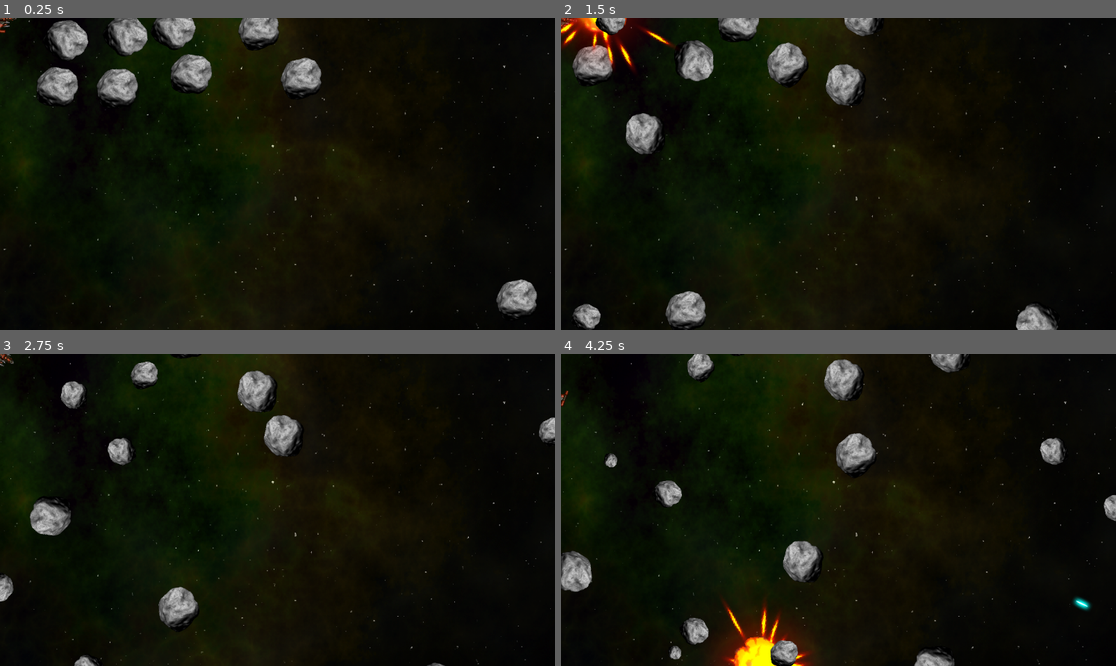
Above: before the commit, frames 1-4 (two rows, left to right).
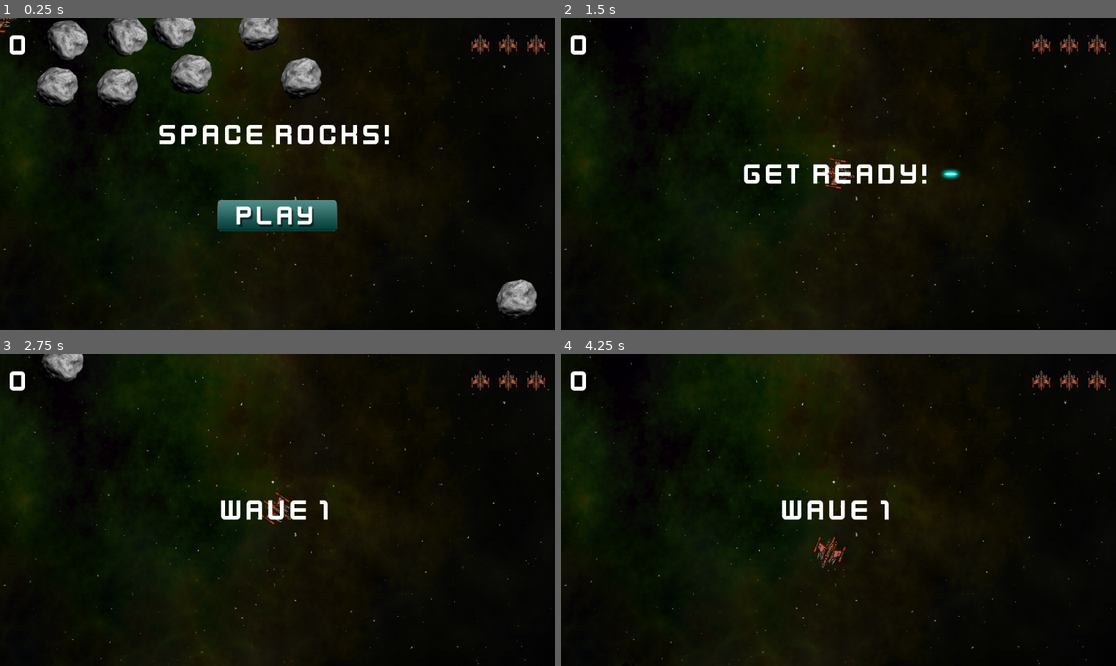
Above: after the commit, the same moments.

Repository: viiiincent/study-spacerocks
Game: Godot game, scene res://main.tscn
The game is run twice, just before and just after one commit, with the same random seed, the same clock (stepped at 60 frames per second) and the same inputs.
Inputs (mouse positions are in pixels of both pictures, inside the frame that each line leads up to):
- Up to frame 1 (0.25 s): no input
- Up to frame 2 (1.5 s): click (838, 214) at 0.52 s; hold D (rotate_right) from 1.28 s (still down); hold Space (shoot) from 1.28 s (still down)
- Up to frame 3 (2.75 s): release D (rotate_right) at 2.03 s; release Space (shoot) at 2.03 s; hold A (rotate_left) from 2.03 s (still down); tap Space (shoot) at 2.1 s
- Up to frame 4 (4.25 s): release A (rotate_left) at 2.78 s; hold D (rotate_right) 2.78-3.53 s; hold Space (shoot) 2.78-3.53 s; hold Up (thrust) from 3.53 s (still down); tap Space (shoot) at 3.6 s

The runs differ from the first frame. In frame 1, 3.9% of the frame differs, in the area x 1-99%, y 5-69%; in frame 2, 8.6%, in the area x 0-99%, y 0-100%; in frame 3, 5.8%; in frame 4, 8.3%.

Commit message:
Add HUD and start game

Diff:
--- a/main.gd
+++ b/main.gd
@@ -3,11 +3,44 @@
 @export var RockScene : PackedScene
 
 var screensize = Vector2.ZERO
+var level = 0
+var score = 0
+var playing = false
 
 func _ready():
 	screensize = get_viewport().get_visible_rect().size
 	for i in 10:
 		spawn_rock(3)
+
+
+func _process(delta):
+	if not playing:
+		return
+	if get_tree().get_nodes_in_group("rocks").size() == 0:
+		new_level()
+
+
+func new_game():
+	get_tree().call_group("rocks", "queue_free")
+	level = 0
+	score = 0
+	$HUD.update_score(score)
+	$HUD.show_message("Get Ready!")
+	$Player.reset()
+	await $HUD/Timer.timeout
+	playing = true
+
+
+func new_level():
+	level += 1
+	$HUD.show_message("Wave %s" % level)
+	for i in level:
+		spawn_rock(3)
+
+
+func game_over():
+	playing = false
+	$HUD.game_over()
 
 
 func spawn_rock(size, pos=null, vel=null):
@@ -23,6 +56,7 @@
 	call_deferred("add_child", r)
 	r.exploded.connect(self._on_rock_exploded)
 
+
 func _on_rock_exploded(size, radius, pos, vel):
 	if size <= 1:
 		return
--- a/main.tscn
+++ b/main.tscn
@@ -1,9 +1,10 @@
-[gd_scene load_steps=6 format=3 uid="uid://q67omryry4pk"]
+[gd_scene load_steps=7 format=3 uid="uid://q67omryry4pk"]
 
 [ext_resource type="Texture2D" uid="uid://468t24trx3y3" path="res://assets/space_background.png" id="1_1xsh0"]
 [ext_resource type="Script" path="res://main.gd" id="1_jpxn4"]
 [ext_resource type="PackedScene" uid="uid://bg4grvngmoldy" path="res://player/player.tscn" id="2_o3ic4"]
 [ext_resource type="PackedScene" uid="uid://dwspmijmtkgvs" path="res://rock/Rock.tscn" id="2_qayl1"]
+[ext_resource type="PackedScene" uid="uid://c02svs7ecajmm" path="res://ui/UI.tscn" id="5_5jmtp"]
 
 [sub_resource type="Curve2D" id="Curve2D_er85d"]
 _data = {
@@ -26,3 +27,8 @@
 
 [node name="RockSpawn" type="PathFollow2D" parent="RockPath"]
 position = Vector2(128, 128)
+
+[node name="HUD" parent="." instance=ExtResource("5_5jmtp")]
+
+[connection signal="lives_changed" from="Player" to="HUD" method="update_lives"]
+[connection signal="start_game" from="HUD" to="." method="new_game"]
--- a/player/player.gd
+++ b/player/player.gd
@@ -1,4 +1,7 @@
 extends RigidBody2D
+
+signal lives_changed
+signal dead
 
 @export var engine_power = 500
 @export var spin_power = 8000
@@ -9,8 +12,10 @@
 var thrust = Vector2.ZERO
 var rotation_dir = 0
 var screensize = Vector2.ZERO
+var radius
 
-var radius
+var reset_pos = false
+var lives = 0: set = set_lives
 
 enum {INIT, ALIVE, INVULNERABLE, DEAD}
 var state = INIT
@@ -62,11 +67,14 @@
 	xform.origin.x = wrapf(xform.origin.x, 0 - radius, screensize.x + radius)
 	xform.origin.y = wrapf(xform.origin.y, 0 - radius, screensize.y + radius)
 	physics_state.transform = xform
+	if reset_pos:
+		physics_state.transform.origin = screensize / 2
+		reset_pos = false
+
 
 func shoot():
 	if state == INVULNERABLE:
 		return
-
 	can_shoot = false
 	$GunCooldown.start()
 	var b = bullet_scene.instantiate()
@@ -75,3 +83,19 @@
 
 func _on_gun_cooldown_timeout():
 	can_shoot = true
+
+
+func set_lives(value):
+	lives = value
+	lives_changed.emit(lives)
+	if lives <= 0:
+		change_state(DEAD)
+	else:
+		change_state(INVULNERABLE)
+
+
+func reset():
+	reset_pos = true
+	$Sprite2D.show()
+	lives = 3
+	change_state(ALIVE)
--- /dev/null
+++ b/ui/HUD.gd
@@ -0,0 +1,34 @@
+extends CanvasLayer
+
+signal start_game
+
+@onready var lives_counter = $MarginContainer/HBoxContainer/LivesCounter.get_children()
+@onready var score_label = $MarginContainer/HBoxContainer/ScoreLabel
+@onready var message = $VBoxContainer/Message
+@onready var start_button = $VBoxContainer/StartButton
+
+func show_message(text):
+	message.text = text
+	message.show()
+	$Timer.start()
+
+func update_score(value):
+	score_label.text = str(value)
+
+func update_lives(value):
+	for item in 3:
+		lives_counter[item].visible = value > item
+
+func game_over():
+	show_message("Game Over")
+	await $Timer.timeout
+	start_button.show()
+
+
+func _on_start_button_pressed():
+	start_button.hide()
+	start_game.emit()
+
+func _on_timer_timout():
+	message.hide()
+	message.text = ""
--- /dev/null
+++ b/ui/UI.tscn
@@ -0,0 +1,78 @@
+[gd_scene load_steps=6 format=3 uid="uid://c02svs7ecajmm"]
+
+[ext_resource type="Script" path="res://ui/HUD.gd" id="1_vbe30"]
+[ext_resource type="FontFile" uid="uid://decawfat6ol7b" path="res://assets/kenvector_future_thin.ttf" id="2_tjsyk"]
+[ext_resource type="Texture2D" uid="uid://cg2cl2dtbveqf" path="res://assets/player_small.png" id="3_74dwv"]
+[ext_resource type="Texture2D" uid="uid://dn0vijpwqjra7" path="res://assets/play_button.png" id="4_313by"]
+[ext_resource type="Texture2D" uid="uid://f5qbssxr5m88" path="res://assets/play_button_h.png" id="5_qqp6p"]
+
+[node name="HUD" type="CanvasLayer"]
+script = ExtResource("1_vbe30")
+
+[node name="Timer" type="Timer" parent="."]
+wait_time = 2.0
+one_shot = true
+
+[node name="MarginContainer" type="MarginContainer" parent="."]
+anchors_preset = 10
+anchor_right = 1.0
+grow_horizontal = 2
+theme_override_constants/margin_left = 20
+theme_override_constants/margin_top = 20
+theme_override_constants/margin_right = 20
+theme_override_constants/margin_bottom = 20
+
+[node name="HBoxContainer" type="HBoxContainer" parent="MarginContainer"]
+layout_mode = 2
+
+[node name="ScoreLabel" type="Label" parent="MarginContainer/HBoxContainer"]
+layout_mode = 2
+size_flags_horizontal = 3
+theme_override_fonts/font = ExtResource("2_tjsyk")
+theme_override_font_sizes/font_size = 64
+text = "0"
+
+[node name="LivesCounter" type="HBoxContainer" parent="MarginContainer/HBoxContainer"]
+layout_mode = 2
+theme_override_constants/separation = 20
+
+[node name="L1" type="TextureRect" parent="MarginContainer/HBoxContainer/LivesCounter"]
+layout_mode = 2
+texture = ExtResource("3_74dwv")
+stretch_mode = 3
+
+[node name="L2" type="TextureRect" parent="MarginContainer/HBoxContainer/LivesCounter"]
+layout_mode = 2
+texture = ExtResource("3_74dwv")
+stretch_mode = 3
+
+[node name="L3" type="TextureRect" parent="MarginContainer/HBoxContainer/LivesCounter"]
+layout_mode = 2
+texture = ExtResource("3_74dwv")
+stretch_mode = 3
+
+[node name="VBoxContainer" type="VBoxContainer" parent="."]
+anchors_preset = 14
+anchor_top = 0.5
+anchor_right = 1.0
+anchor_bottom = 0.5
+offset_top = -13.5
+offset_bottom = 13.5
+grow_horizontal = 2
+grow_vertical = 2
+theme_override_constants/separation = 100
+
+[node name="Message" type="Label" parent="VBoxContainer"]
+layout_mode = 2
+size_flags_horizontal = 4
+theme_override_fonts/font = ExtResource("2_tjsyk")
+theme_override_font_sizes/font_size = 64
+text = "Space Rocks!"
+
+[node name="StartButton" type="TextureButton" parent="VBoxContainer"]
+layout_mode = 2
+size_flags_horizontal = 4
+texture_normal = ExtResource("4_313by")
+texture_hover = ExtResource("5_qqp6p")
+
+[connection signal="pressed" from="VBoxContainer/StartButton" to="." method="_on_start_button_pressed"]
